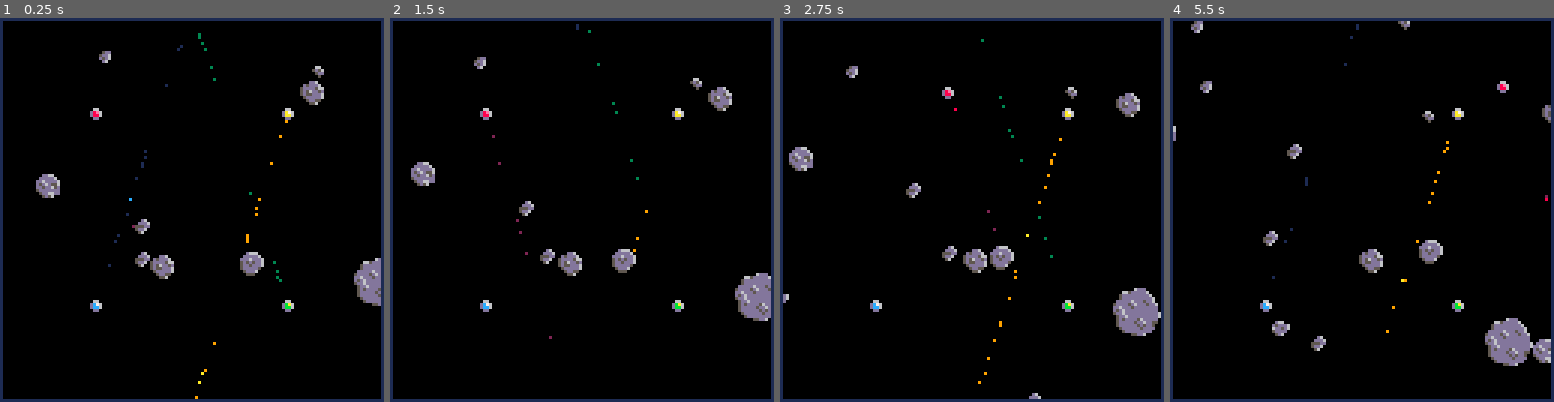
Above: before the commit, frames 1-4 (left to right).
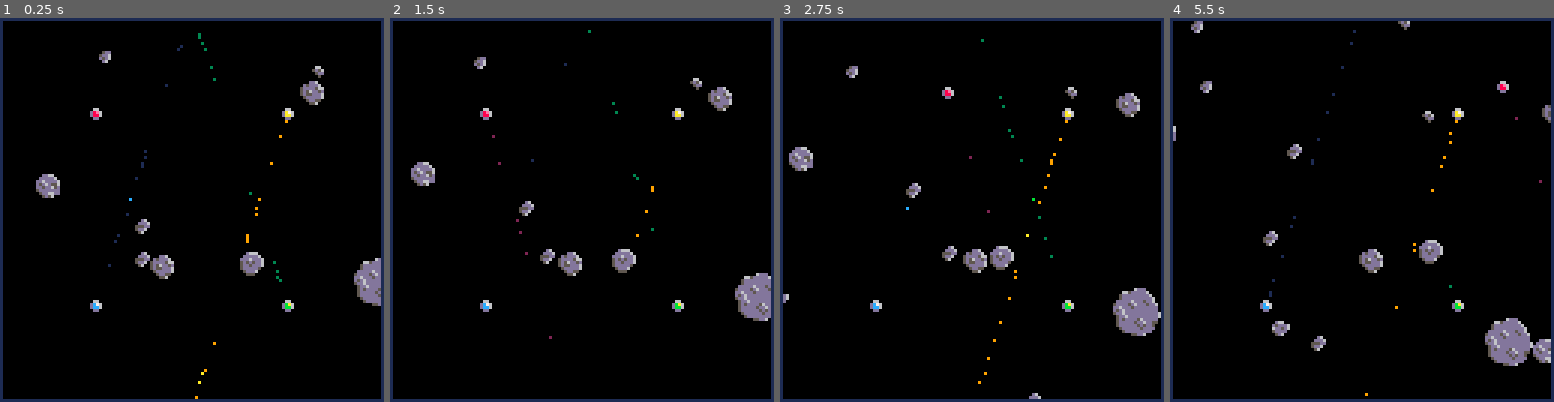
Above: after the commit, the same moments.

Repository: Ramito/PICO-8-Projects
Game: PICO-8 cartridge laserduel.p8
Two runs of this game, one before a commit and one after it. Both use one fixed random seed, a clock stepped at 60 frames per second and the inputs below.
Inputs:
- Up to frame 1 (0.25 s): no input
- Up to frame 2 (1.5 s): tap X (X key) at 0.33, 1.07 s; tap O (Z key) at 0.7 s
- Up to frame 3 (2.75 s): hold Right 1.6-2.1 s; tap O (Z key) at 1.7, 2.1, 2.5 s; tap X (X key) at 1.85 s; hold Up 2.15-2.42 s; hold Right from 2.47 s (still down)
- Up to frame 4 (5.5 s): tap O (Z key) every 0.4 s from 2.9 to 5.3 s; tap X (X key) at 2.97, 4.08, 5.2 s; release Right at 3.03 s; hold Left 3.08-3.58 s; hold Down 3.63-3.97 s; hold Right 4.02-4.68 s; hold Up 4.73-5.03 s; hold Left from 5.08 s (still down)

The runs differ from the first frame. In frame 1, less than 0.1% of the frame differs, in the area x 34-36%, y 53-55%; in frame 2, less than 0.1%; in frame 3, less than 0.1%; in frame 4, 0.3%, in the area x 25-99%, y 1-99%.

Commit message:
Using a spatial hash to accelerate collisions
It also helps with previous numerical issues, so I could remove the bounding box check done before to resolve those issues.

Diff:
--- a/laserduel.p8
+++ b/laserduel.p8
@@ -21,11 +21,14 @@
 function _update60()
 --ufos and collisions
  foreach(ufos,update_ufo)
- collide_collections(ufos,ufos)
- collide_collections(asteroids,asteroids)
- collide_collections(asteroids,ufos)
  foreach(asteroids,update_asteroid)
-	if (time()%0.25==0 and rnd(1)<0.25) spawn_random_ast()
+	--timer_start=stat(1)
+	clear_hash()
+	hash_colliders(ufos)
+	hash_colliders(asteroids)
+	resolve_hash_collisions()
+ --print("collisions:"..stat(1)-timer_start)
+	if (time()%0.25==0 and rnd(1)<0.3333) spawn_random_ast()
 --lasers
 	foreach(lasers,update_laser)
 	foreach(lasers,update_laser_hit)
@@ -93,21 +96,6 @@
 	if (gap>0) ufo.pos.y-=gap ufo.vel.y*=-1
 end
 
-
-function collide_collections(col1,col2)
-	for i=1,#col1 do
-		if (col1==col2) then
-			for j=i+1,#col1 do
-				collide(col1[i],col1[j])
-			end
-		else
-			for j=1,#col2 do
-				collide(col1[i],col2[j])
-			end
-		end
-	end
-end
-
 function get_radius(o)
 	return o.attributes.radius
 end
@@ -120,9 +108,6 @@
 function collide(u_1,u_2)
 	local r1=get_radius(u_1)
 	local r2=get_radius(u_2)
-	local bb1=circ_bb(u_1.pos,r1)
-	local bb2=circ_bb(u_2.pos,r2)
-	if (not bb1:overlaps_rect(bb2)) return
 	local dp=u_2.pos-u_1.pos
 	local tresh=r1+r2
 	local dist_sq=dp:dot(dp)
@@ -169,6 +154,70 @@
 	end
 	integrate(ufo)
 	screen_bounce(ufo)
+end
+
+all_col={}
+sp_hash={}
+
+local grid_offset=12
+local grid_cells_side=8
+
+function coord_to_grid(coord)
+	return grid_cells_side*(coord+grid_offset)/(128+2*grid_offset)
+end
+
+function grid_coords(vec2)
+	local ix=coord_to_grid(vec2.x)
+	local iy=coord_to_grid(vec2.y)
+	return flr(ix),flr(iy)
+end
+
+function hash_cell(ix,iy)
+	return ix+grid_cells_side*iy
+end
+
+function hash_colliders(colliders)
+	for i=1,#colliders do
+		local collider=colliders[i]
+		add(all_col,collider)
+		local r=get_radius(collider)
+		local offset=make_vec2(r,r)
+		local minp=collider.pos-offset
+		local maxp=collider.pos+offset
+		local iminx,iminy=grid_coords(minp)
+		local imaxx,imaxy=grid_coords(maxp)
+		for ix=iminx,imaxx do
+			for iy=iminy,imaxy do
+				local cellid=hash_cell(ix,iy)
+				cell=sp_hash[cellid] or {}
+				add(cell,#all_col)
+				sp_hash[cellid]=cell
+			end
+		end
+	end
+end
+
+function clear_hash()
+	all_col={}
+	sp_hash={}
+end
+
+function resolve_hash_collisions()
+	local checked={}
+	for id,cell in pairs(sp_hash) do
+		for i=1,#cell-1 do
+			local ci=cell[i]
+			local check=checked[ci] or {}
+			for j=i+1,#cell do
+				local cj=cell[j]
+				if not check[cj] then
+					check[cj]=true
+					collide(all_col[ci],all_col[cj])
+				end
+			end
+			checked[i]=check
+		end
+	end
 end
 -->8
 --ufo render
